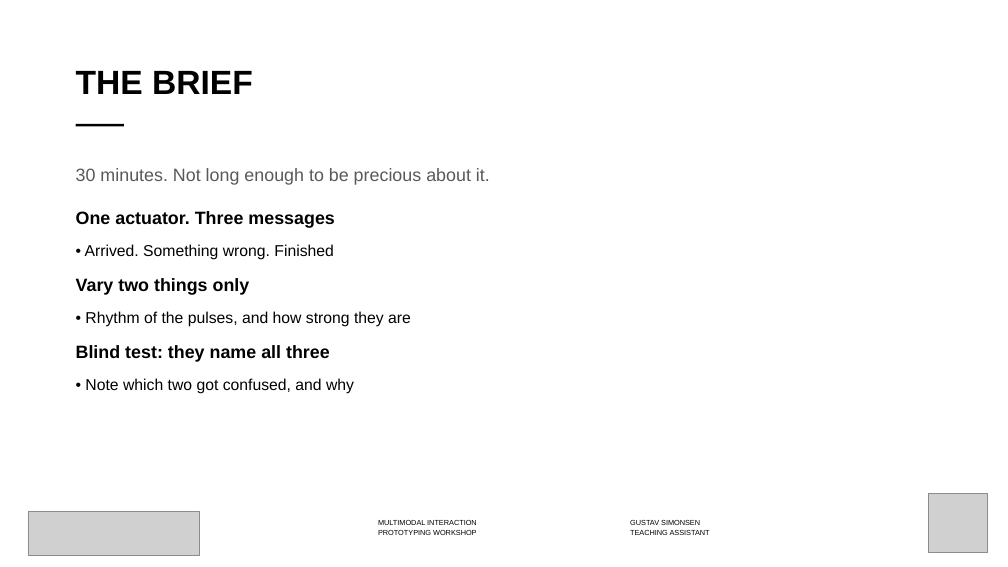
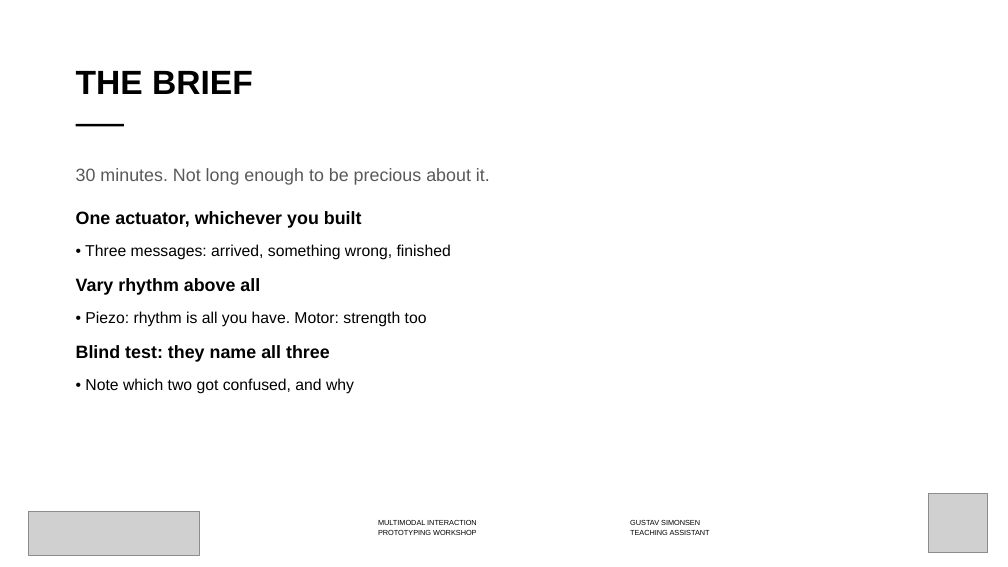
Before and after one commit to labtools-au/multimodal-actuator-workshop, a slide deck: slide 28 of docs/multimodal-actuator-workshop.pptx. Drawn at 1008x567 pixels with LibreOffice and Linux fonts; fonts in the diff are those of the drawing; grey boxes stand for pictures; background and template pictures are left out. Boxes give left, top, right and bottom in pixels: in the first picture for what was removed or moved away, otherwise in the second. Text is boxed around its words. In the diff, an @@ line names an element or a change of style, - is before the commit and + after.

```diff
--- a/docs/multimodal-actuator-workshop.pptx
+++ b/docs/multimodal-actuator-workshop.pptx
@@ text at (x1=76, y1=211, x2=451, y2=327): text changed @@
-One actuator. Three messages
-• Arrived. Something wrong. Finished
-Vary two things only
-• Rhythm of the pulses, and how strong they are
+One actuator, whichever you built
+• Three messages: arrived, something wrong, finished
+Vary rhythm above all
+• Piezo: rhythm is all you have. Motor: strength too
```
Also in this commit, not shown: 4 other slides changed, 12 other files.
